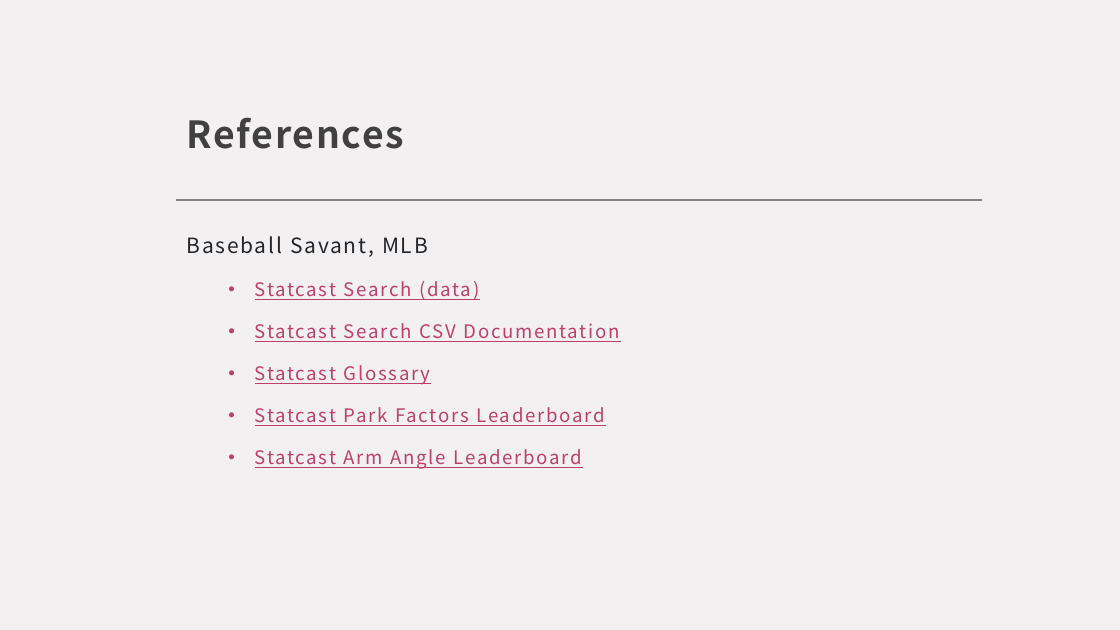
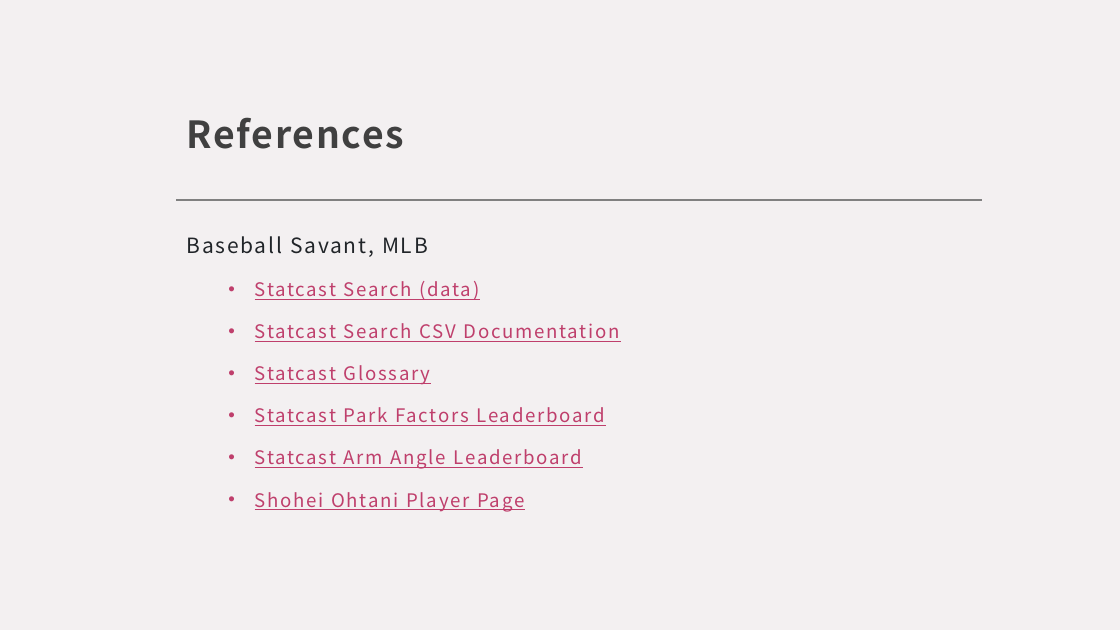
Before and after one commit to jwnorm/hr_variable_importance, a slide deck: slide 11 of project-Norman.pptx (slide 7 before the commit). Drawn at 1120x630 pixels with LibreOffice and Linux fonts; fonts in the diff are those of the drawing. Boxes give left, top, right and bottom in pixels: in the first picture for what was removed or moved away, otherwise in the second. Text is boxed around its words. In the diff, an @@ line names an element or a change of style, - is before the commit and + after.

Commit message:
completed slide deck

```diff
--- a/project-Norman.pptx
+++ b/project-Norman.pptx
@@ text at [255, 492, 524, 512]: paragraph added @@
+  • Shohei Ohtani Player Page
```
Also in this commit, not shown: 3 other slides changed, 7 slides added, 3 slides removed.
